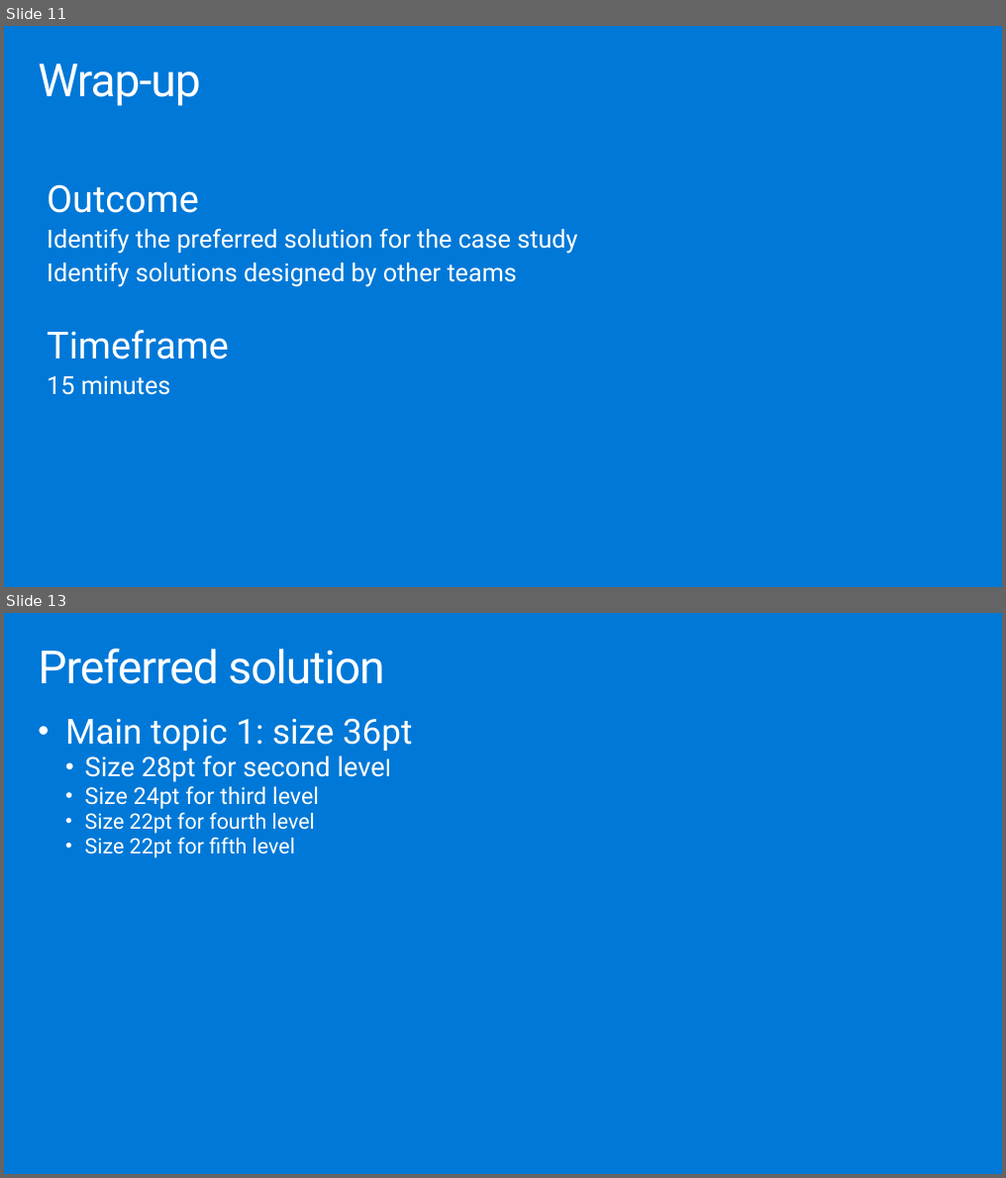
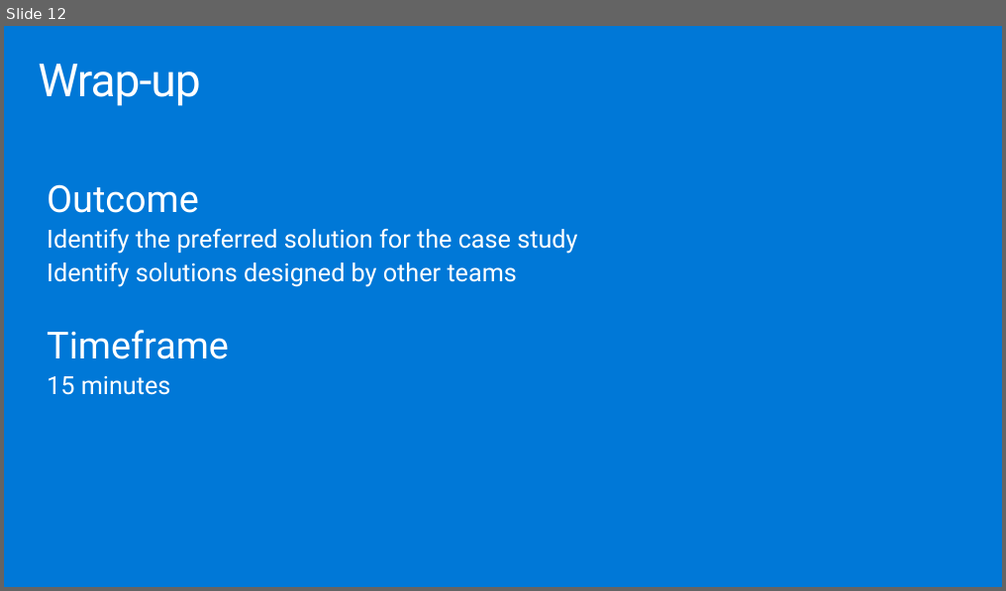
Before and after one commit to solliancenet/MCW-MLOps, a slide deck: Whiteboard design session/WDS trainer presentation - MLOps.pptx. Shown one above the other, each under a label of ours: slides 11 and 13 before the commit, slide 12 after it; the slides between them are not shown. The pictures are 1006x1178 and 1006x591 pixels, drawn with LibreOffice and Linux fonts; fonts in the diff are those of the drawing. Boxes give left, top, right and bottom in pixels: in the first picture for what was removed or moved away, otherwise in the second. Text is boxed around its words. In the diff, an @@ line names an element or a change of style, - is before the commit and + after.

```diff
--- a/Whiteboard design session/WDS trainer presentation - MLOps.pptx
+++ b/Whiteboard design session/WDS trainer presentation - MLOps.pptx
@@ slide 13 removed at box(4, 613, 1002, 1174), background #0078D7 @@
@@ title removed at box(38, 648, 384, 684) @@
-Preferred solution
@@ text removed at box(65, 718, 412, 859) @@
-• Main topic 1: size 36pt
-  • Size 28pt for second level
-  • Size 24pt for third level
-  • Size 22pt for fourth level
-  • Size 22pt for fifth level
@@ what was slide 11 is now slide 12 @@
```
Also in this commit, not shown: 1 slide changed, 24 slides added, 19 other slides removed, 1 other file.
